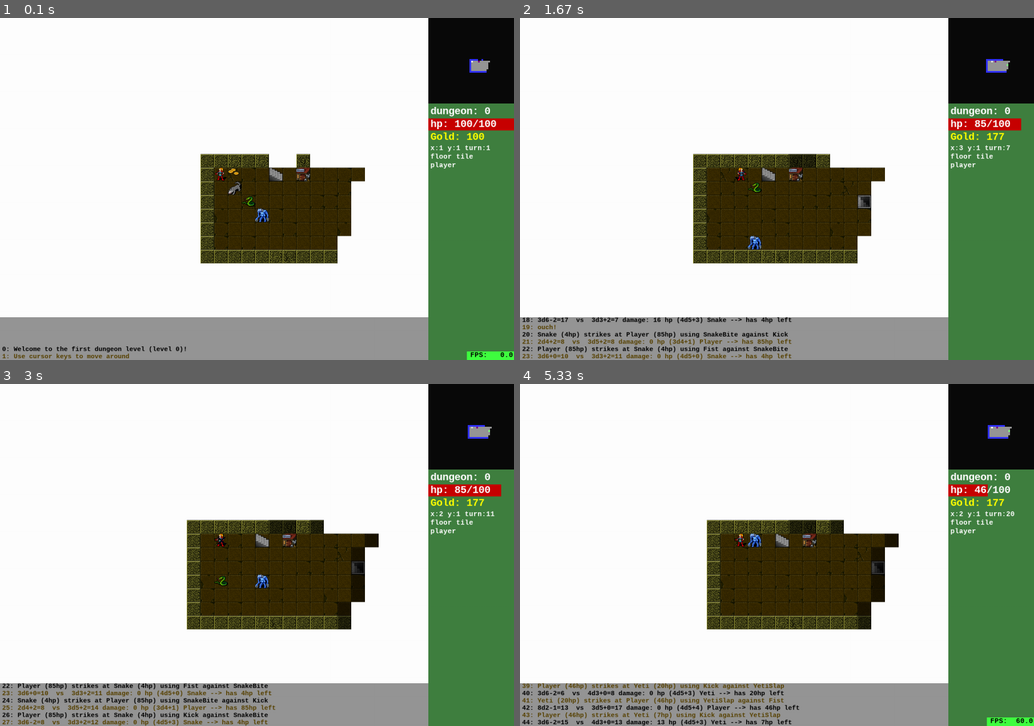
Above: before the commit, frames 1-4 (two rows, left to right).
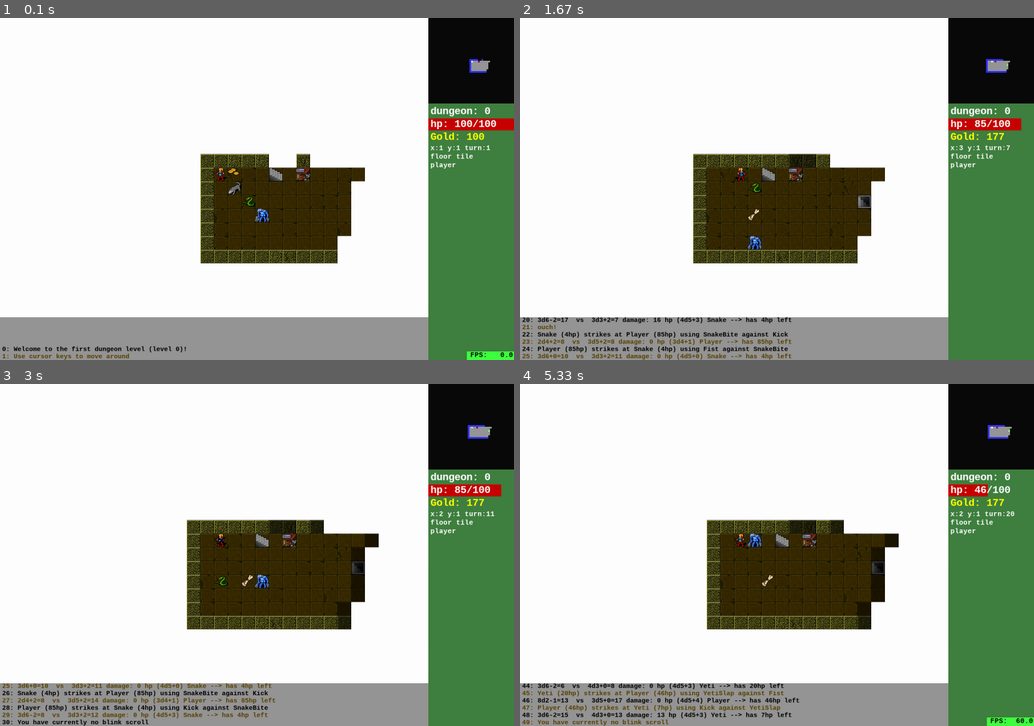
Above: after the commit, the same moments.

Repository: spheppner/roguebasin_python3
Game: pygame game, started from base_pygame_13.py
Same seed, same stepped clock (60 frames per second), same inputs: the game is played once before the commit and once after it.
Inputs:
- Up to frame 1 (0.1 s): no input
- Up to frame 2 (1.67 s): hold B 0.33-0.8 s; hold Right 0.33-0.8 s; hold Right 0.83-1.3 s; tap Space at 0.9, 1.2, 1.4 s; tap B at 0.98 s; hold Up 1.33-1.63 s; tap 1 at 1.48 s
- Up to frame 3 (3 s): hold Left 2.17-2.7 s; tap Space at 2.23, 2.53, 2.8 s; tap B at 2.32 s; tap 1 at 2.88 s
- Up to frame 4 (5.33 s): tap Space at 3.13, 3.43, 3.57, 3.97, 4.27, 5.03 s; hold Up 3.5-3.87 s; tap B at 3.65, 5.12 s; hold Right 3.9-4.53 s; tap 1 at 4.05 s; hold Left from 4.97 s (still down)

The runs differ from the first frame. In frame 1, less than 0.1% of the frame differs, in the area x 49-52%, y 55-60%; in frame 2, less than 0.1%; in frame 3, 2.7%; in frame 4, 2.7%, in the area x 0-55%, y 55-100%.

Commit message:
scrolls. blink scroll works with b

Diff:
--- a/base_pygame_13.py
+++ b/base_pygame_13.py
@@ -421,6 +421,19 @@
             return True
         return False
 
+
+class Scroll(Object):
+    """a scroll with a spell on it"""
+
+    def _overwrite(self):
+        self.color = (200, 200, 0)
+        self.char = "i"
+        self.hint = "consumable magic scroll "
+        self.spell = random.choice(("blink", "blink", "fear",
+                                    "bleed", "magic map","magic map","magic map","magic map","magic map","magic map",
+                                    "magic missile", "fireball"))
+        # disarm onfuse hurt bleed combat bless defense bless bull strenght dragon strenght superman
+
 class Gold(Object):
     """a heap of gold"""
 
@@ -566,7 +579,23 @@
         self.natural_weapons = [Fist(), Kick()]
         self.items = {}
         self.gold = 100
+        self.scrolls = {}
         self.image_name = "arch-mage"
+
+    def calculate_scroll_list(self):
+        """returns a list of (key, spell name, number of scrolls) tuples"""
+        alphabet = "abcdefghijklmnopqrstuvwxyz"
+        result = []
+        for i, spell in enumerate(self.scrolls):
+            result.append((alphabet[i], spell, self.scrolls[spell]))
+        return result
+
+    def spell_from_key(self, key):
+        for i, spell, number in ( self.calculate_scroll_list()):
+            if i == key and number > 0:
+                return spell
+        return None
+
 
 
 class Game():
@@ -604,6 +633,9 @@
         Dragon(25, 5, 0)
         Shop(7,1,0)
         Gold(2,1,0)
+        for _ in range(20):
+            Scroll(4, 4, 0)
+        #Scroll(4, 5, 0)
         self.log.append("Welcome to the first dungeon level (level 0)!")
         self.log.append("Use cursor keys to move around")
         self.load_level(0, "level001.txt", "data")
@@ -640,6 +672,14 @@
                     # kill gold from dungeon
                     del Game.objects[o.number]
 
+                elif o.is_member("Scroll"):
+                    Game.log.append("you found a scroll of {}".format(o.spell))
+                    if o.spell in self.player.scrolls:
+                        self.player.scrolls[o.spell] += 1
+                    else:
+                        self.player.scrolls[o.spell] = 1
+                    # kill this scroll instance in the dungeon
+                    del Game.objects[o.number]
 
 
 
@@ -1255,6 +1295,8 @@
                             pygame.Surface.subsurface(feats_dark_img, (439, 192, 32, 32)) )
         self.gold_tiles = ( pygame.Surface.subsurface(main_img,       (207, 655, 26, 20)),
                             pygame.Surface.subsurface(main_dark_img,  (207, 655, 26, 20)) )
+        self.scroll_tiles = (pygame.Surface.subsurface(main_img, (188, 412, 27, 28)),
+                             pygame.Surface.subsurface(main_dark_img, (188, 412, 27, 28)))
 
 
 
@@ -1271,6 +1313,7 @@
                        "Y": self.yeti_tiles,
                        "D": self.dragon_tiles,
                        "*": self.gold_tiles,
+                       "i": self.scroll_tiles,
 
                        }  # rest of legend in wall_and_floor_theme
 
@@ -1509,6 +1552,16 @@
             write(self.panelscreen, text=h, x=5, y=y, color=(0,0,0), font_size=10)
             y += 20
 
+        # ---- magic scrolls -----
+        if len(self.game.player.scrolls) > 0:
+            write(self.panelscreen, text=" Magic Scrolls ", color=(80,0,80),
+                  font_size = 22, x=5, y=y)
+            y += 20
+        for key, spell, number in self.game.player.calculate_scroll_list():
+            t = "{}: {} x {}".format(key, spell, number)
+            write(self.panelscreen, text=t, x=5, y=y, color=(255, 255, 255), font_size=14)
+            y += 15
+
         # blit panelscreen
         # ----- friend and foe ----
         #self.panelscreen.blit(self.images[Game.friend_image], (10, 400))
@@ -1626,6 +1679,19 @@
                         reset_cursor = False
 
                         # Game.cursor_y += 1
+
+                    # ----- activate blink scroll, jump to cursor pos -----
+                    if event.key == pygame.K_b:
+                        if "blink" in self.game.player.scrolls and self.game.player.scrolls["blink"] > 0:
+                            if Game.cursor_y != 0 or Game.cursor_x != 0:
+                                self.new_turn()
+                                self.game.move_player(Game.cursor_x, Game.cursor_y)
+                                self.game.player.scrolls["blink"] -= 1
+                            else:
+                                Game.log.append("you must select another tile with cursor (w,a,s,d) before blinking")
+                        else:
+                            Game.log.append("You have currently no blink scroll")
+
                     # ---- shoot laser beam to cursor -----
                     if event.key == pygame.K_1:
                         # laser = 1
